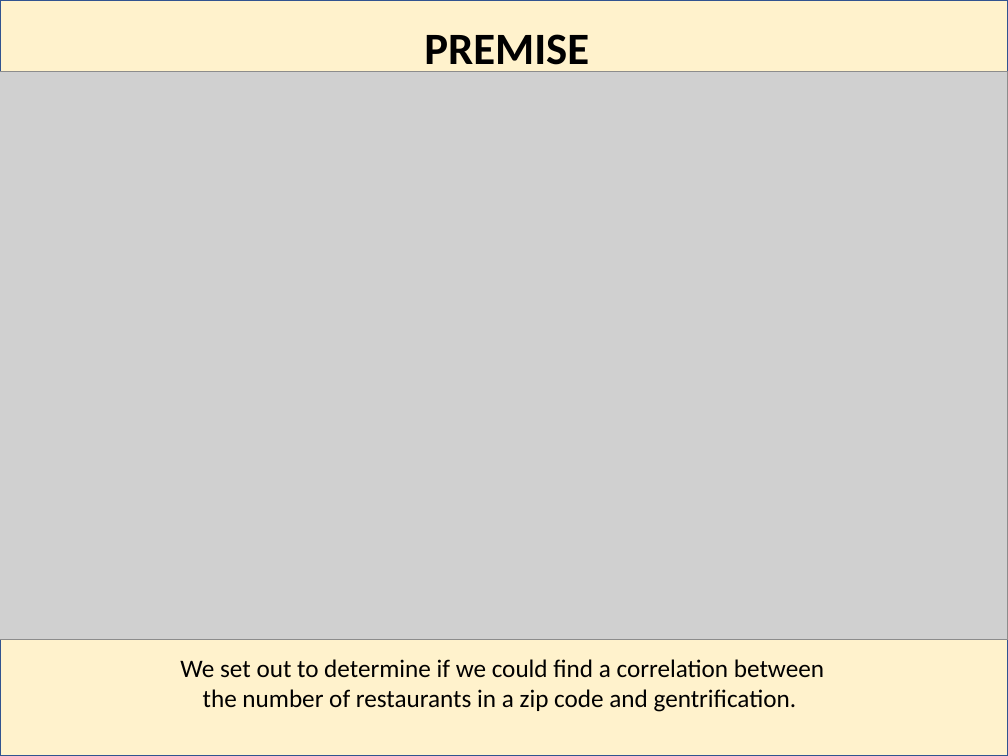
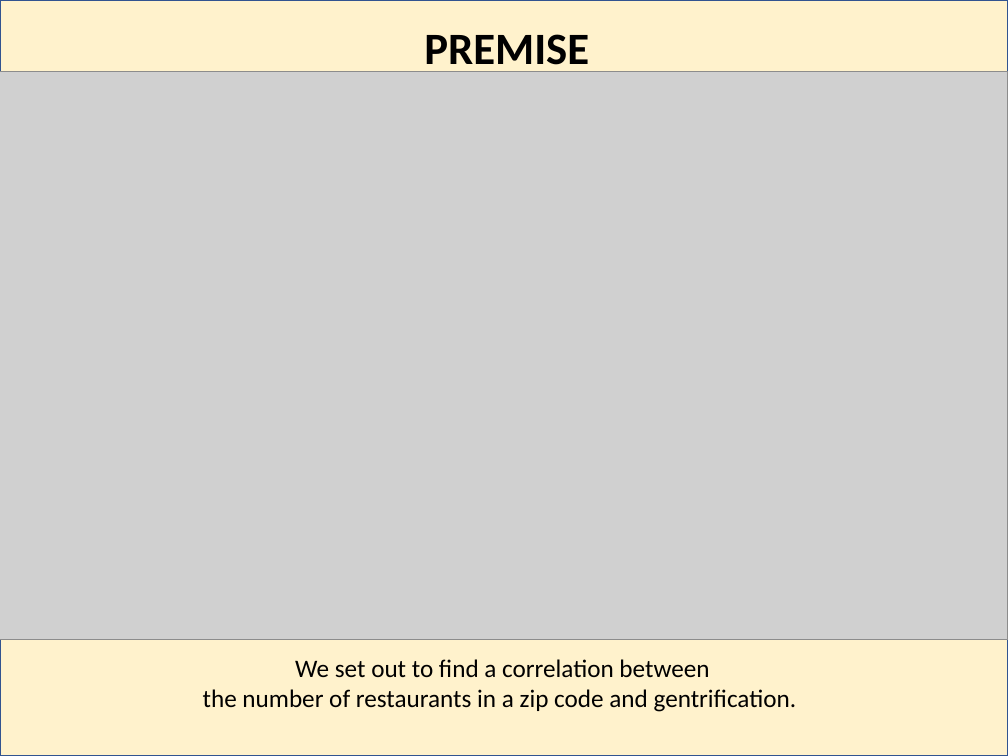
Before and after one commit to abrahambenaim/ETL-Project, a slide deck: slide 2 of ETL Project - CHAMPS.pptx. Drawn at 1008x756 pixels with LibreOffice and Linux fonts; fonts in the diff are those of the drawing; grey boxes stand for pictures. Boxes give left, top, right and bottom in pixels: in the first picture for what was removed or moved away, otherwise in the second. Text is boxed around its words. In the diff, an @@ line names an element or a change of style, - is before the commit and + after.

```diff
--- a/ETL Project - CHAMPS.pptx
+++ b/ETL Project - CHAMPS.pptx
@@ text at bbox=[295, 659, 709, 678]: text changed @@
-We set out to determine if we could find a correlation between
+We set out to find a correlation between
```
Also in this commit, not shown: 3 other slides changed.
